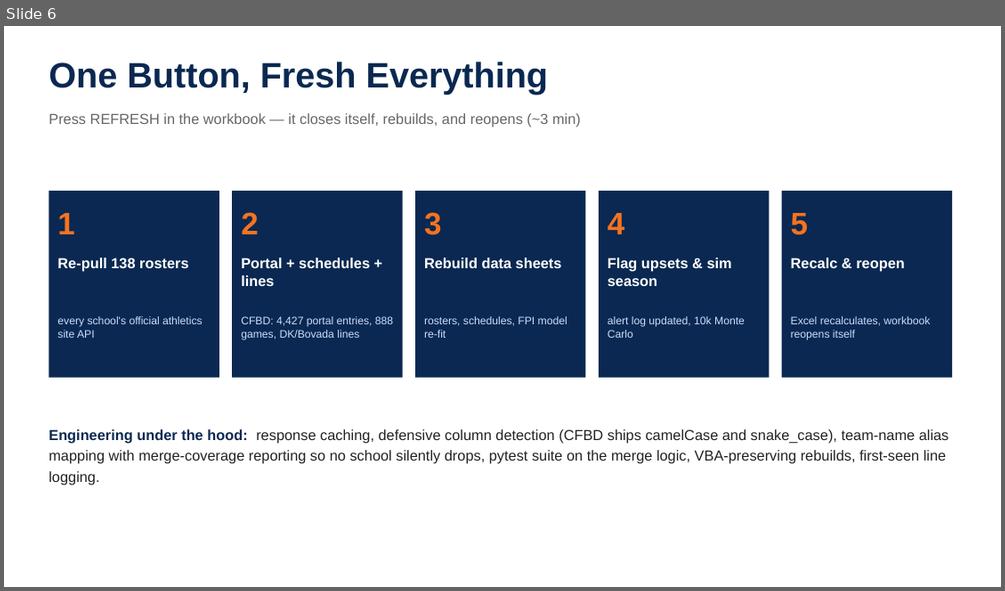
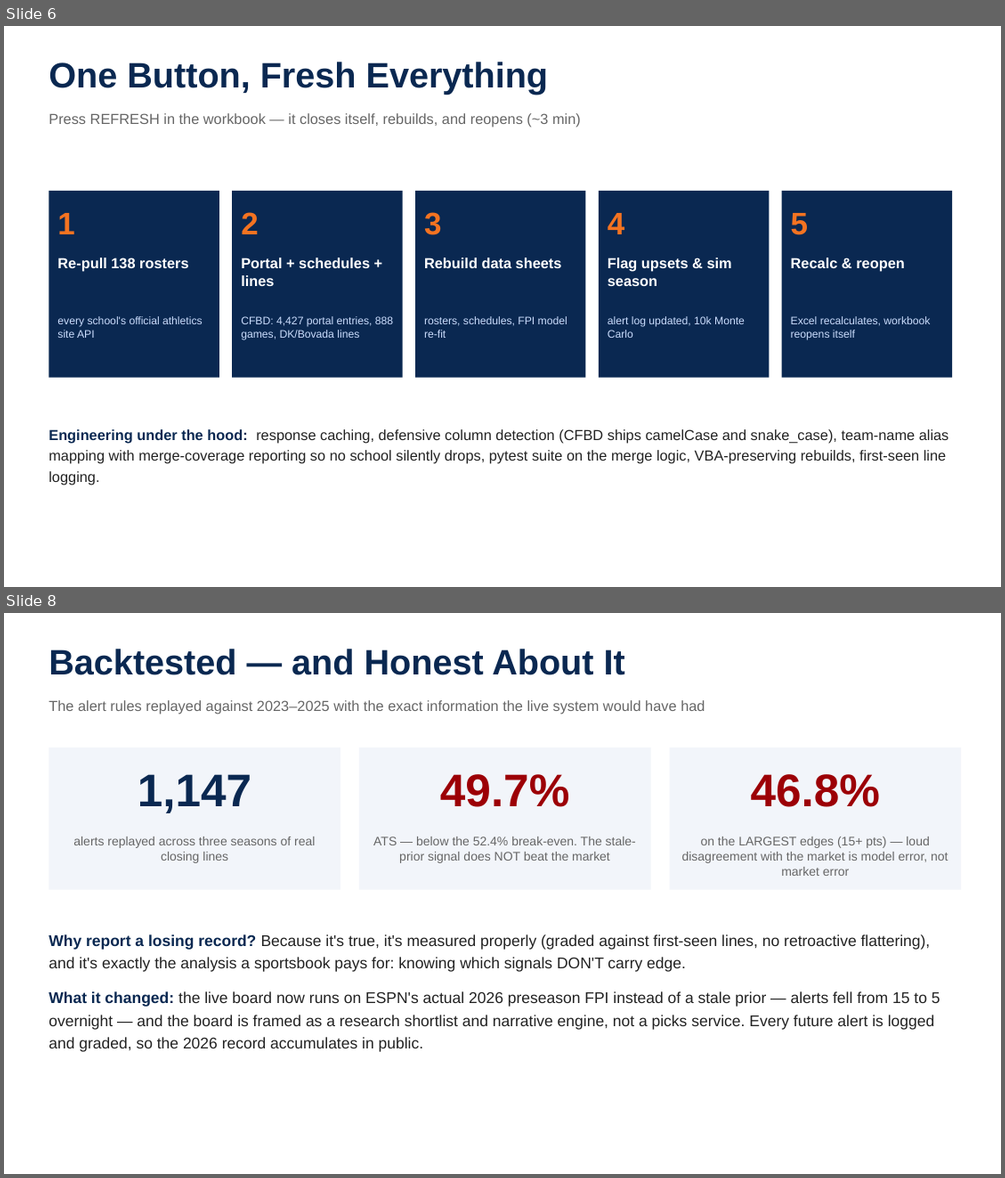
Before and after one commit to lucasalvarezflorida-lab/ncaa-fbs-analytics, a slide deck: NCAA_FBS_Analytics_System.pptx. Shown one above the other, each under a label of ours: slide 6 before the commit, slides 6 and 8 after it; the slides between them are not shown. The pictures are 1005x591 and 1005x1178 pixels, drawn with LibreOffice and Linux fonts; fonts in the diff are those of the drawing. Boxes give left, top, right and bottom in pixels: in the first picture for what was removed or moved away, otherwise in the second. Text is boxed around its words. In the diff, an @@ line names an element or a change of style, - is before the commit and + after.

```diff
--- a/NCAA_FBS_Analytics_System.pptx
+++ b/NCAA_FBS_Analytics_System.pptx
@@ slide 8 added at box(4, 613, 1001, 1174), background #FFFFFF @@
@@ text added at box(48, 649, 625, 675), 34 pt, text #0A2851, bold @@
+Backtested — and Honest About It
@@ text added at box(48, 700, 704, 714), 14 pt, text #666666 @@
+The alert rules replayed against 2023–2025 with the exact information the live system would have had
@@ rectangle added at box(48, 747, 340, 890), fill #F2F5FA @@
@@ rectangle added at box(359, 747, 651, 890), fill #F2F5FA @@
@@ rectangle added at box(670, 747, 961, 890), fill #F2F5FA @@
@@ text added at box(138, 774, 251, 813), 44 pt, text #0A2851, bold @@
+1,147
@@ text added at box(440, 774, 569, 807), 44 pt, text #9C0006, bold @@
+49.7%
@@ text added at box(751, 774, 880, 807), 44 pt, text #9C0006, bold @@
+46.8%
@@ text added at box(73, 836, 315, 863), 12 pt, text #666666 @@
+alerts replayed across three seasons of real closing lines
@@ text added at box(373, 836, 636, 863), 12 pt, text #666666 @@
+ATS — below the 52.4% break-even. The stale-prior signal does NOT beat the market
@@ text added at box(682, 836, 947, 876), 12 pt, text #666666 @@
+on the LARGEST edges (15+ pts) — loud disagreement with the market is model error, not market error
@@ text added at box(48, 934, 940, 1052), 15 pt, text #222222 @@
+Why report a losing record? Because it's true, it's measured properly (graded against first-seen lines, no retroactive flattering), and it's exactly the analysis a sportsbook pays for: knowing which signals DON'T carry edge.
+What it changed: the live board now runs on ESPN's actual 2026 preseason FPI instead of a stale prior — alerts fell from 15 to 5 overnight — and the board is framed as a research shortlist and narrative engine, not a picks service. Every future alert is logged and graded, so the 2026 record accumulates in public.
```
Also in this commit, not shown: 5 slides changed.
